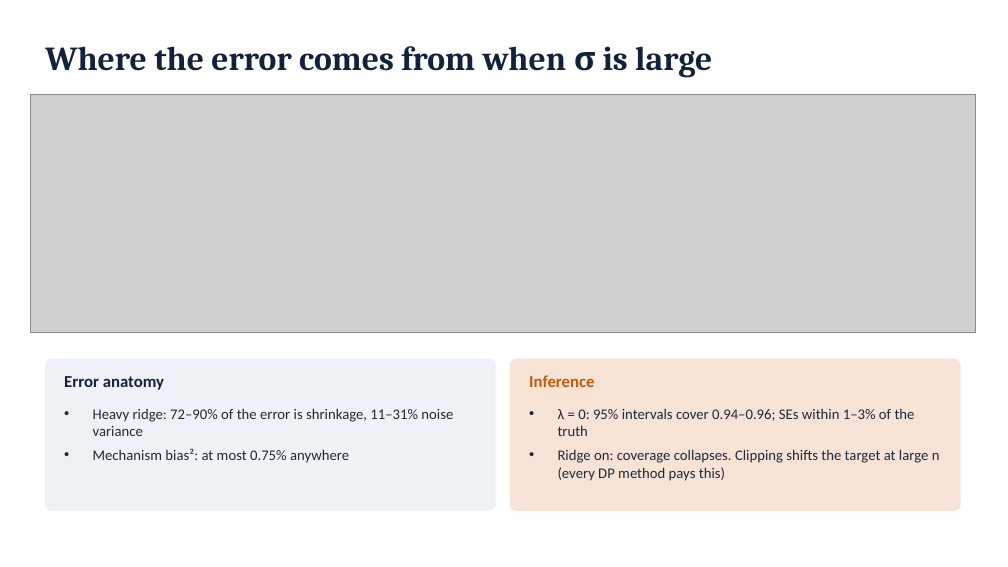
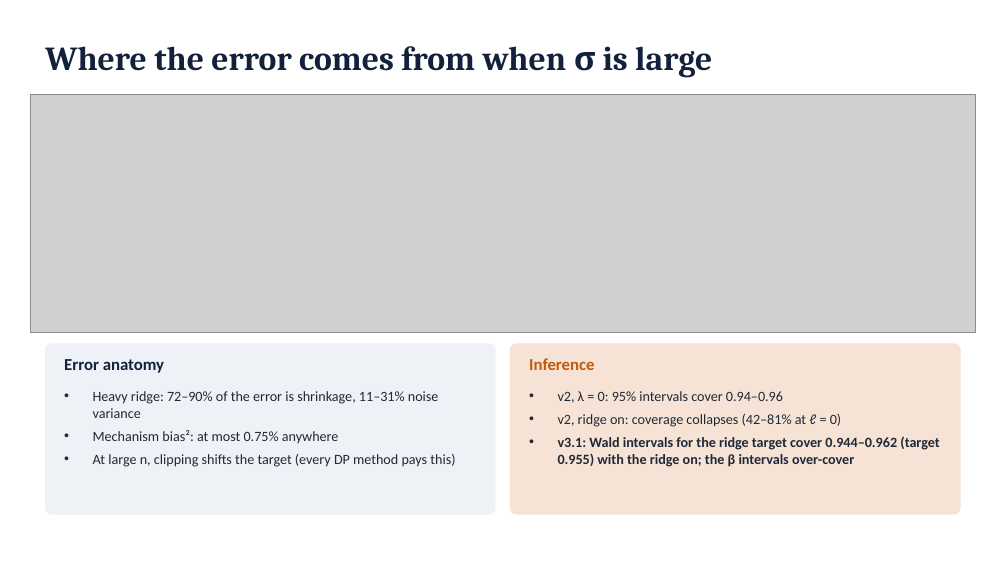
Before and after one commit to shukabh/VerticalFederatedRegression, a slide deck: slide 26 of slides/vfl_scenarioB_deck.pptx. Drawn at 1008x567 pixels with LibreOffice and Linux fonts; fonts in the diff are those of the drawing; grey boxes stand for pictures. Boxes give left, top, right and bottom in pixels: in the first picture for what was removed or moved away, otherwise in the second. Text is boxed around its words. In the diff, an @@ line names an element or a change of style, - is before the commit and + after.

```diff
--- a/slides/vfl_scenarioB_deck.pptx
+++ b/slides/vfl_scenarioB_deck.pptx
@@ rounded rectangle: place and size @@
-rounded rectangle at [45, 359, 495, 510]
+rounded rectangle at [45, 344, 495, 514]
@@ rounded rectangle at [45, 344, 495, 514]: proportions changed @@
@@ text "Error anatomy": place and size @@
-text "Error anatomy" at [64, 376, 164, 390]
+text "Error anatomy" at [64, 359, 164, 373]
@@ rounded rectangle at [510, 344, 960, 514]: proportions changed @@
@@ rounded rectangle: place and size @@
-rounded rectangle at [510, 359, 960, 510]
+rounded rectangle at [510, 344, 960, 514]
@@ text "Inference": place and size @@
-text "Inference" at [529, 375, 594, 387]
+text "Inference" at [529, 358, 594, 370]
@@ text "Heavy ridge: 72–90% of the ...": place and size @@
-text "Heavy ridge: 72–90% of the ..." at [93, 408, 453, 463]
+text "Heavy ridge: 72–90% of the ..." at [93, 391, 455, 467]
@@ text at [93, 391, 439, 443]: size 14 to 13.5 pt in "Heavy ridge: 72–90% of the error is ...", "Mechanism bias²: at most 0.75% anywhere" @@
@@ text at [558, 391, 939, 467]: text changed; size 14 to 13.5 pt; bold on @@
-• λ = 0: 95% intervals cover 0.94–0.96; SEs within 1–3% of the truth
-• Ridge on: coverage collapses. Clipping shifts the target at large n (every DP method pays this)
+• v2, λ = 0: 95% intervals cover 0.94–0.96
+• v2, ridge on: coverage collapses (42–81% at ℓ = 0)
+• v3.1: Wald intervals for the ridge target cover 0.944–0.962 (target 0.955) with the ridge on; the β intervals over-cover
@@ text at [93, 454, 455, 467]: paragraph added @@
+• At large n, clipping shifts the target (every DP method pays this)
```
Also in this commit, not shown: 20 other slides changed, 5 slides added, 3 other files.
